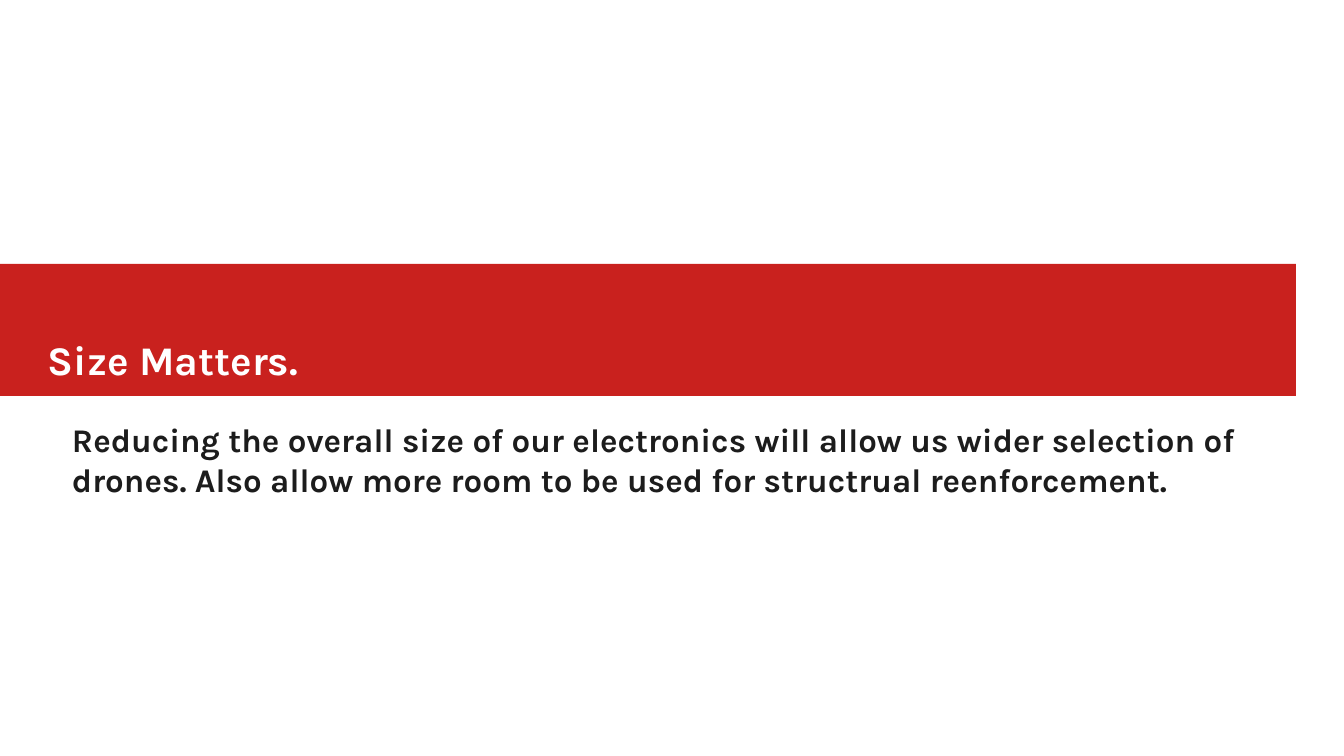
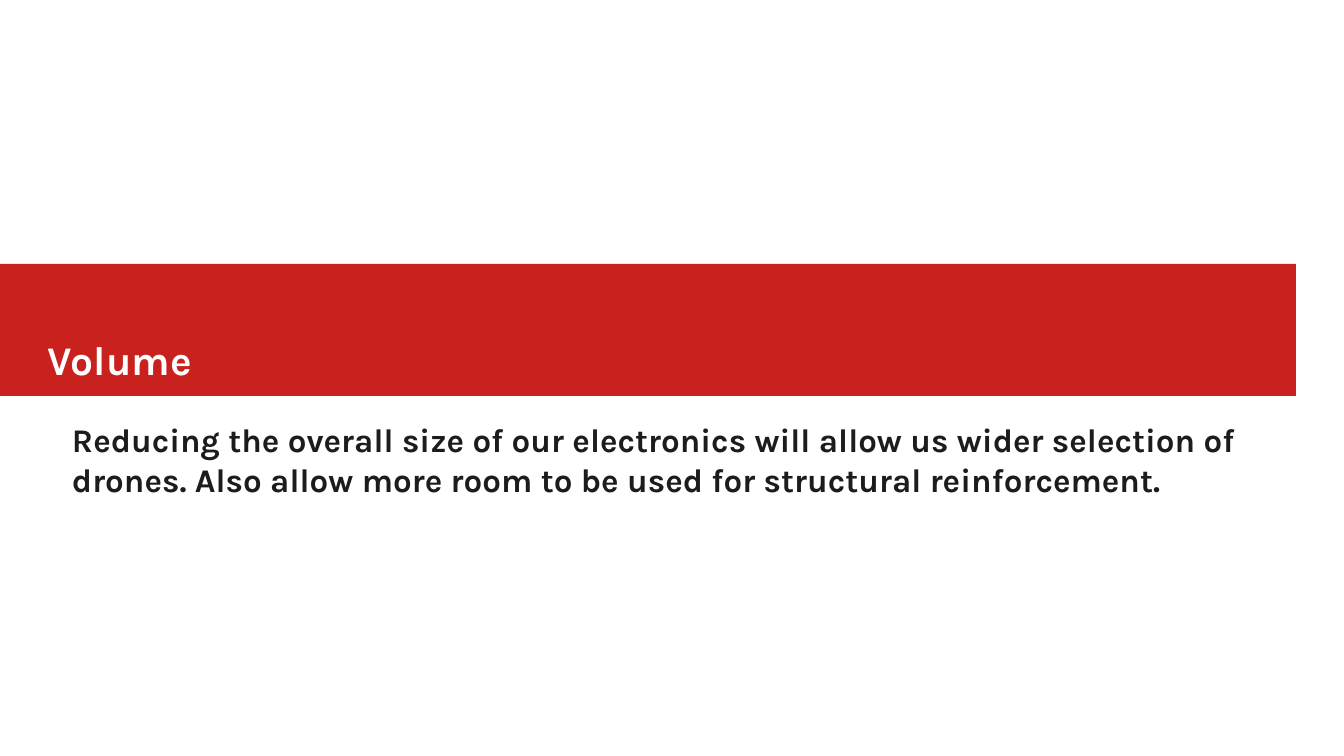
Before and after one commit to GabrielPresley/Methane, a slide deck: slide 4 of arduino/Untitled 1.odp. Drawn at 1344x756 pixels with LibreOffice and Linux fonts; fonts in the diff are those of the drawing. Boxes give left, top, right and bottom in pixels: in the first picture for what was removed or moved away, otherwise in the second. Text is boxed around its words. In the diff, an @@ line names an element or a change of style, - is before the commit and + after.

```diff
--- a/arduino/Untitled 1.odp
+++ b/arduino/Untitled 1.odp
@@ title at (48,347,192,376): text changed @@
-Size Matters.
+Volume
@@ text at (72,428,1235,493): text changed @@
-Reducing the overall size of our electronics will allow us wider selection of drones. Also allow more room to be used for structrual reenforcement.
+Reducing the overall size of our electronics will allow us wider selection of drones. Also allow more room to be used for structural reinforcement.
```
Also in this commit, not shown: 1 other slide changed.
